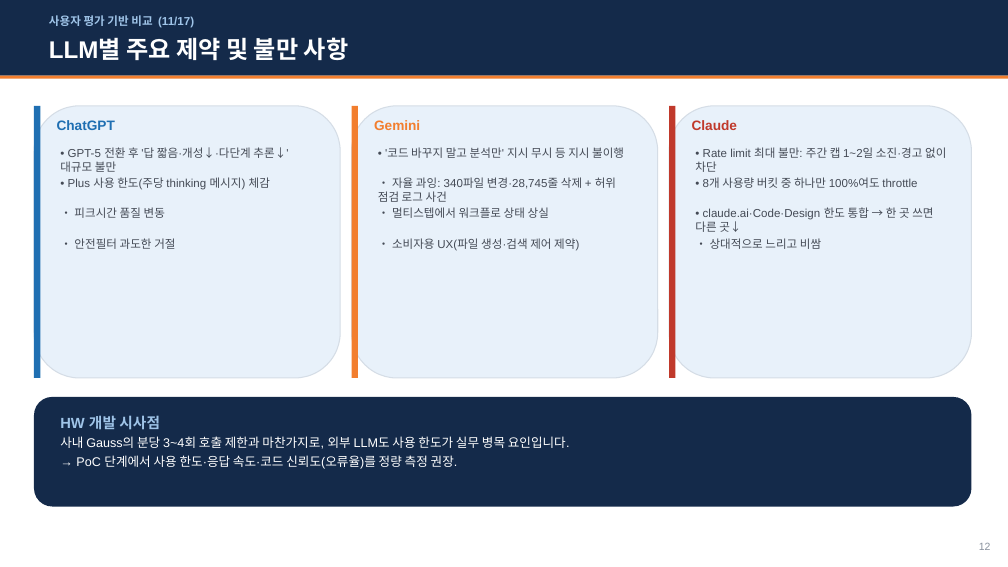
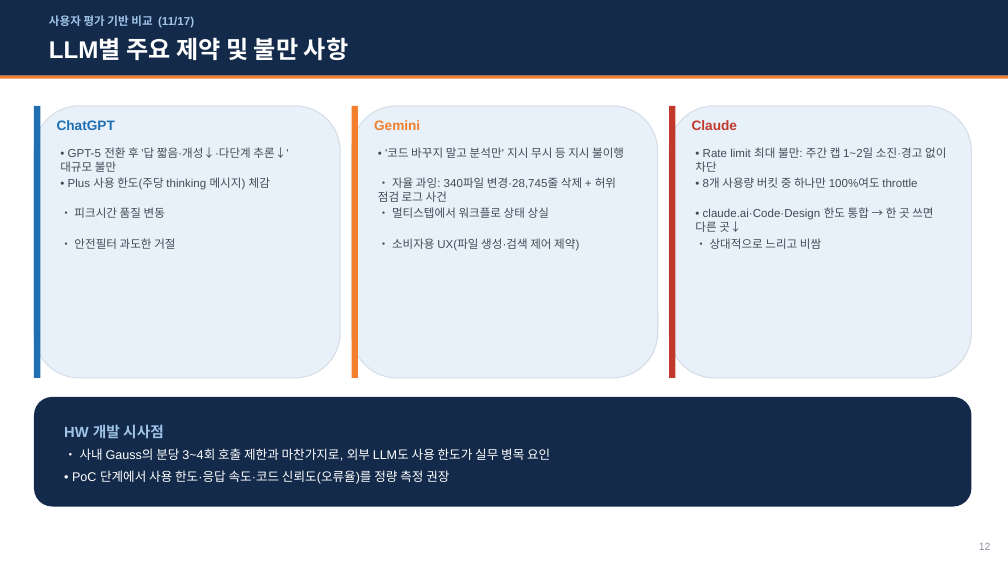
Before and after one commit to whaleonbush/poc, a slide deck: slide 12 of 외부AI_3종_비교조사.pptx. Drawn at 1008x567 pixels with LibreOffice and Linux fonts; fonts in the diff are those of the drawing. Boxes give left, top, right and bottom in pixels: in the first picture for what was removed or moved away, otherwise in the second. Text is boxed around its words. In the diff, an @@ line names an element or a change of style, - is before the commit and + after.

```diff
--- a/외부AI_3종_비교조사.pptx
+++ b/외부AI_3종_비교조사.pptx
@@ text "HW 개발 시사점": place and size @@
-text "HW 개발 시사점" at (60, 415, 570, 469)
+text "HW 개발 시사점" at (64, 424, 550, 484)
@@ text "HW 개발 시사점" at (64, 424, 550, 484): vertical alignment top to middle @@
@@ text at (64, 424, 164, 439): line spacing 1.1 to 1.22; more space between paragraphs @@
@@ text at (72, 448, 550, 484): text changed @@
-사내 Gauss의 분당 3~4회 호출 제한과 마찬가지로, 외부 LLM도 사용 한도가 실무 병목 요인입니다.
-→ PoC 단계에서 사용 한도·응답 속도·코드 신뢰도(오류율)를 정량 측정 권장.
+• 사내 Gauss의 분당 3~4회 호출 제한과 마찬가지로, 외부 LLM도 사용 한도가 실무 병목 요인
+• PoC 단계에서 사용 한도·응답 속도·코드 신뢰도(오류율)를 정량 측정 권장
```
Also in this commit, not shown: 3 other slides changed, 1 other file.
